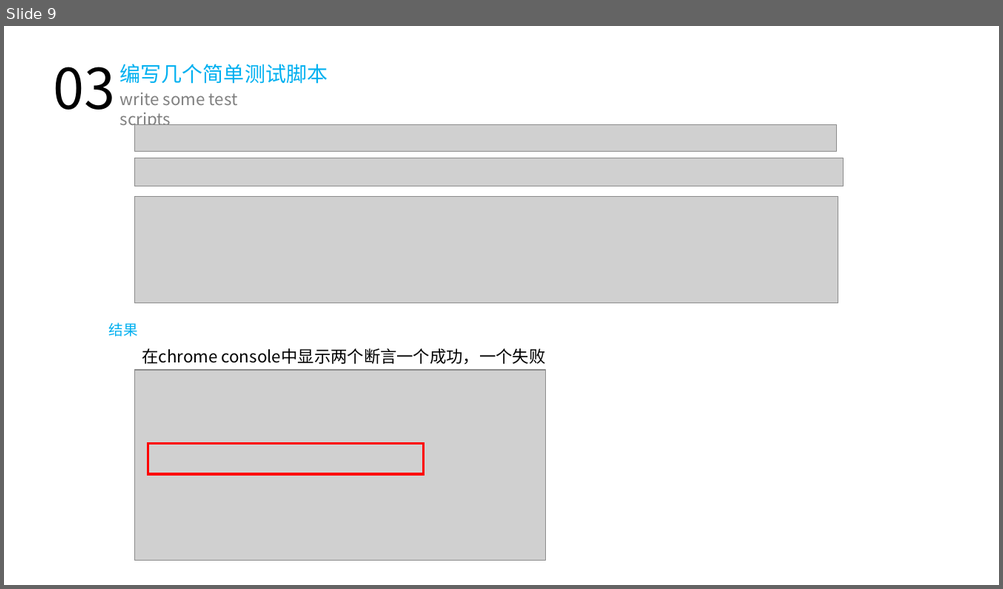
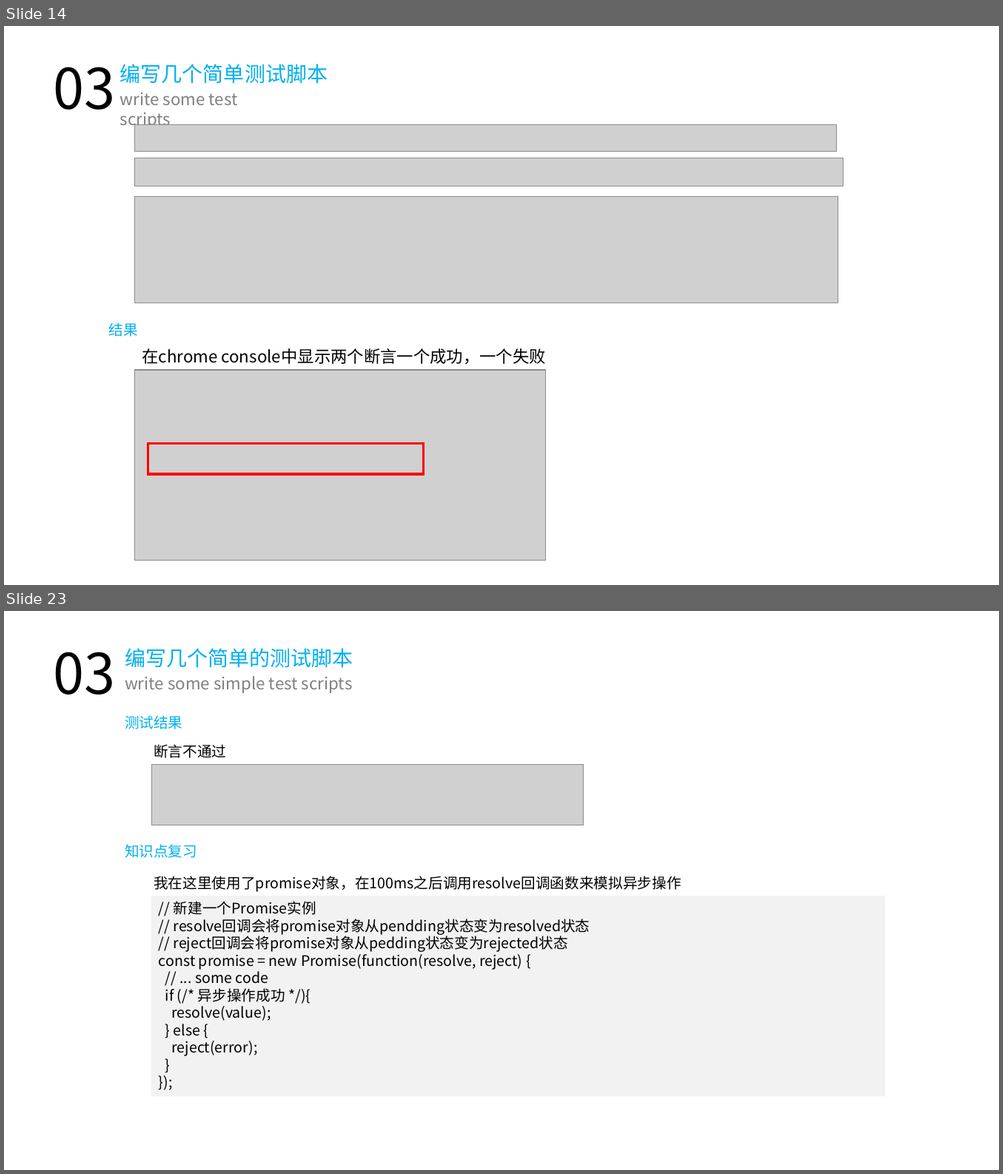
Before and after one commit to hux1ao/vue-unit-test, a slide deck: 单元测试.pptx. Shown one above the other, each under a label of ours: slide 9 before the commit, slides 14 and 23 after it; the slides between them are not shown. The pictures are 1003x589 and 1003x1174 pixels, drawn with LibreOffice and Linux fonts; fonts in the diff are those of the drawing; grey boxes stand for pictures. Boxes give left, top, right and bottom in pixels: in the first picture for what was removed or moved away, otherwise in the second. Text is boxed around its words. In the diff, an @@ line names an element or a change of style, - is before the commit and + after.

```diff
--- a/单元测试.pptx
+++ b/单元测试.pptx
@@ slide 23 added at [4, 611, 999, 1170], background #FFFFFF @@
@@ text added at [53, 652, 115, 695], 54 pt, text #000000 @@
+03
@@ text added at [125, 648, 353, 668], 20 pt, text #00B0F0 @@
+编写几个简单的测试脚本
@@ text added at [125, 676, 353, 693], 16 pt, text #808080 @@
+write some simple test scripts
@@ text added at [125, 715, 182, 729], 14 pt, text #00B0F0 @@
+测试结果
@@ picture added at [151, 765, 583, 825] @@
@@ text added at [153, 744, 226, 758], 14 pt, text #000000 @@
+断言不通过
@@ text added at [125, 844, 197, 858], 14 pt, text #00B0F0 @@
+知识点复习
@@ text added at [153, 876, 680, 892], 14 pt, text #000000 @@
+我在这里使用了promise对象，在100ms之后调用resolve回调函数来模拟异步操作
@@ rectangle added at [151, 896, 885, 1096], fill #E7E6E6 at 50% opacity, 14 pt, text #000000 @@
+// 新建一个Promise实例
+// resolve回调会将promise对象从pendding状态变为resolved状态
+// reject回调会将promise对象从pedding状态变为rejected状态
+const promise = new Promise(function(resolve, reject) {
+// ... some code
+if (/* 异步操作成功 */){
+resolve(value);
+} else {
+reject(error);
+}
+});
@@ what was slide 9 is now slide 14 @@
```
Also in this commit, not shown: 16 slides changed, 12 other slides added, 1 slide removed, 10 other files.
